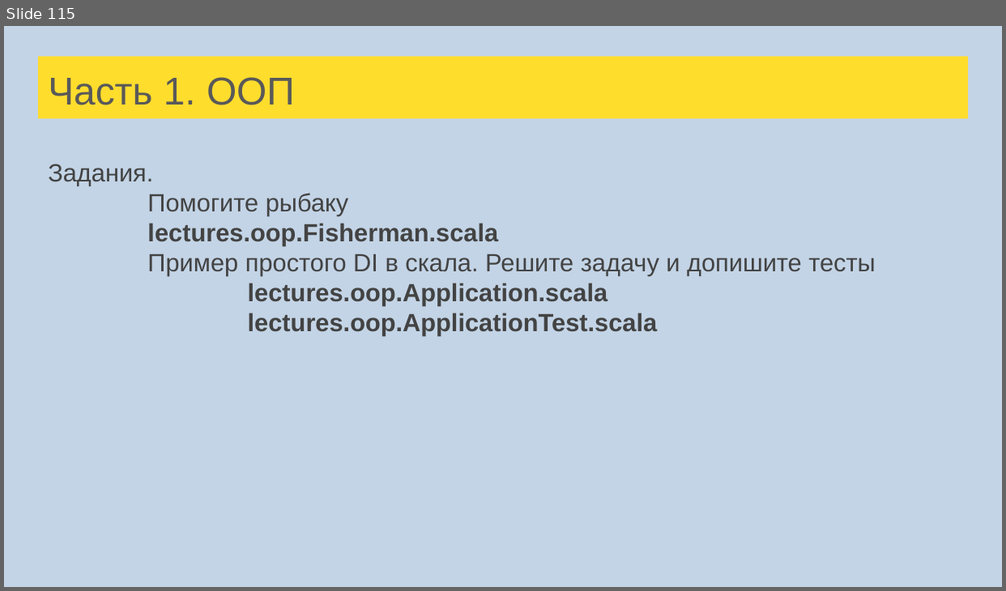
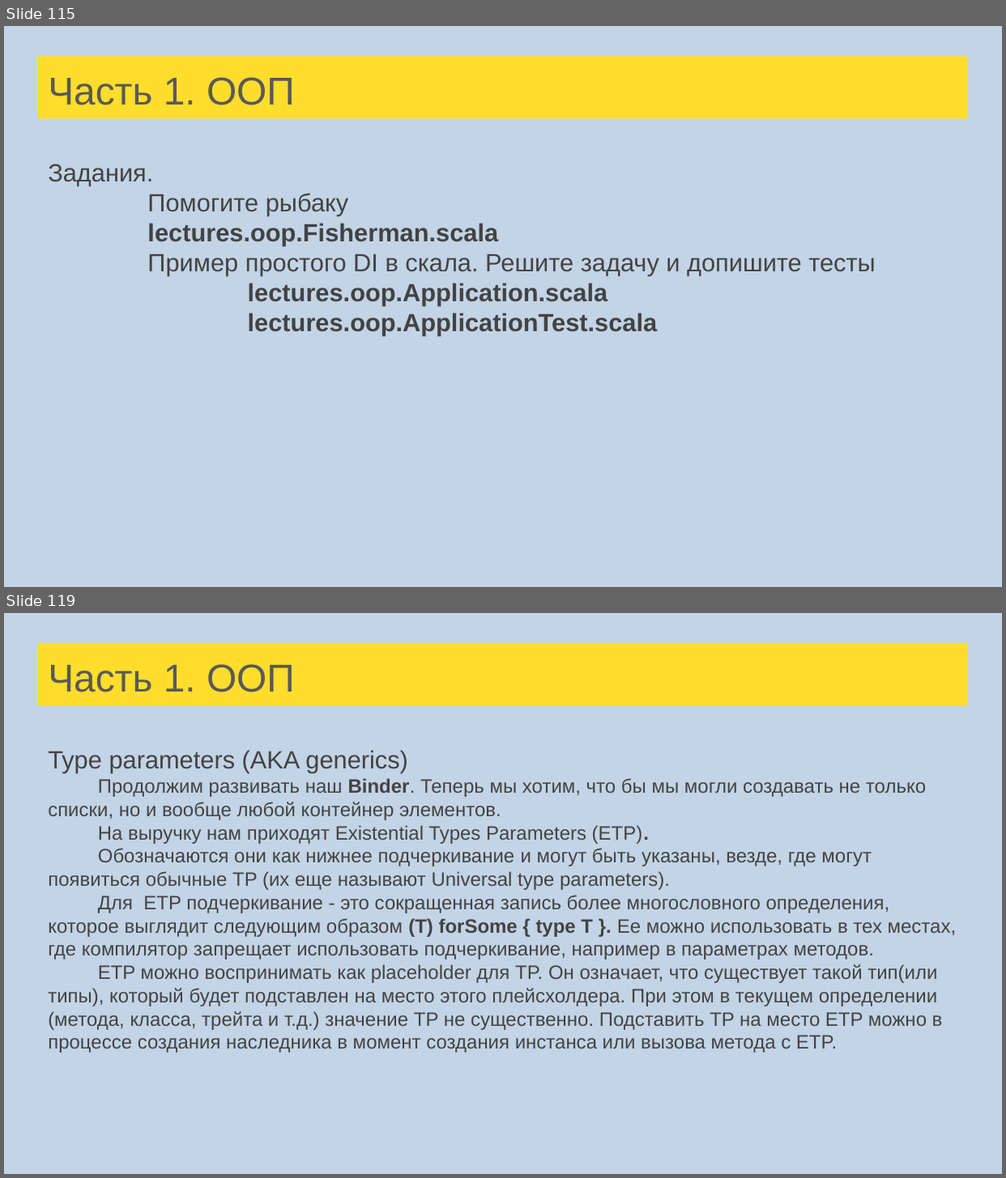
Before and after one commit to sergeypopov83/scala-school, a slide deck: src/main/resources/Лекции Scala для FinTech.pptx. Shown one above the other, each under a label of ours: slide 115 before the commit, slides 115 and 119 after it; the slides between them are not shown. The pictures are 1006x591 and 1006x1178 pixels, drawn with LibreOffice and Linux fonts; fonts in the diff are those of the drawing. Boxes give left, top, right and bottom in pixels: in the first picture for what was removed or moved away, otherwise in the second. Text is boxed around its words. In the diff, an @@ line names an element or a change of style, - is before the commit and + after.

Commit message:
Briefs + Lecture +  Type parameters  + TP example

```diff
--- a/src/main/resources/Лекции Scala для FinTech.pptx
+++ b/src/main/resources/Лекции Scala для FinTech.pptx
@@ slide 119 added at [4, 613, 1002, 1174], background #C3D4E6 @@
@@ title added at [38, 643, 968, 706], fill #FFDD2D, 28 pt, text #595959 @@
+Часть 1. ООП
@@ text added at [48, 750, 957, 1053], 14 pt, text #434343 @@
+Type parameters (AKA generics)
+Продолжим развивать наш Binder. Теперь мы хотим, что бы мы могли создавать не только списки, но и вообще любой контейнер элементов.
+На выручку нам приходят Existential Types Parameters (ETP).
+Обозначаются они как нижнее подчеркивание и могут быть указаны, везде, где могут появиться обычные TP (их еще называют Universal type parameters).
+Для ETP подчеркивание - это сокращенная запись более многословного определения, которое выглядит следующим образом (T) forSome { type T }. Ее можно использовать в тех местах, где компилятор запрещает использовать подчеркивание, например в параметрах методов.
+ETP можно воспринимать как placeholder для TP. Он означает, что существует такой тип(или типы), который будет подставлен на место этого плейсхолдера. При этом в текущем определении (метода, класса, трейта и т.д.) значение TP не существенно. Подставить TP на место ETP можно в процессе создания наследника в момент создания инстанса или вызова метода с ETP.
```
Also in this commit, not shown: 4 slides changed, 10 other slides added, 13 other files.
